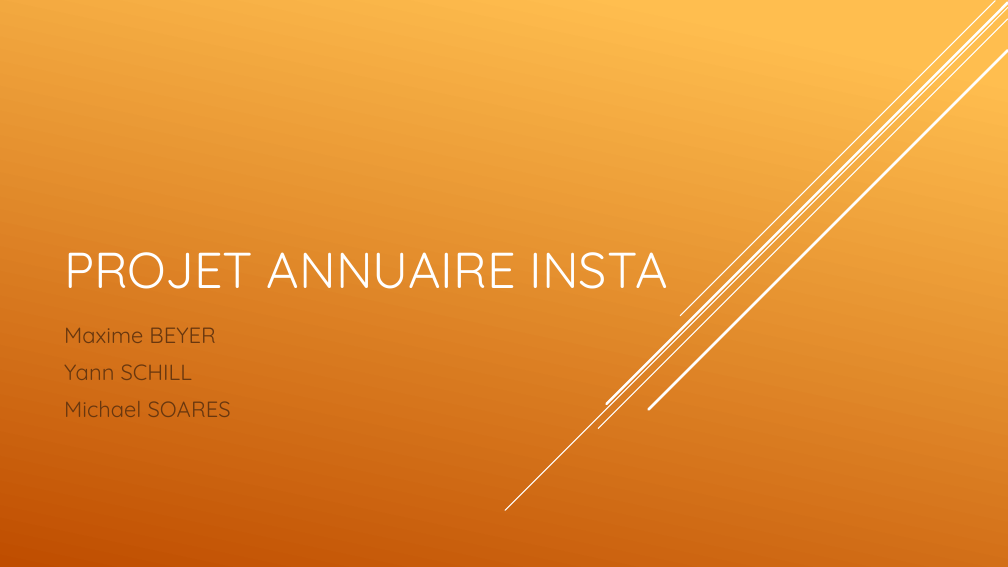
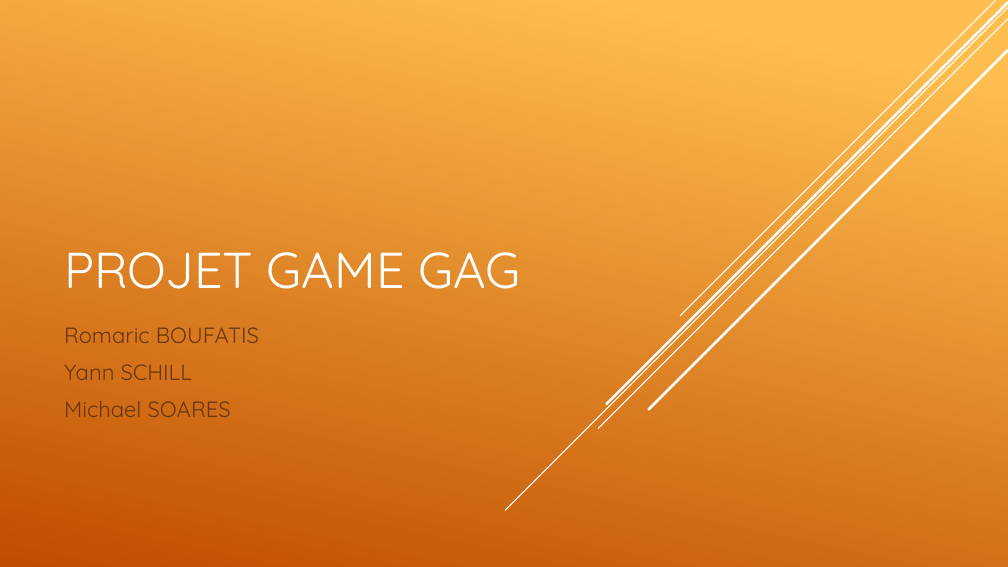
Before and after one commit to Azzur/Game-GaG, a slide deck: slide 1 of PPT.pptx. Drawn at 1008x567 pixels with LibreOffice and Linux fonts; fonts in the diff are those of the drawing; background and template pictures are left out. Boxes give left, top, right and bottom in pixels: in the first picture for what was removed or moved away, otherwise in the second. Text is boxed around its words. In the diff, an @@ line names an element or a change of style, - is before the commit and + after.

```diff
--- a/PPT.pptx
+++ b/PPT.pptx
@@ title at (64, 252, 521, 289): text changed @@
-PROJET ANNUAIRE INSTA
+PROJET GAME GAG
@@ subtitle at (64, 327, 259, 343): text changed @@
-Maxime BEYER
+Romaric BOUFATIS
```
Also in this commit, not shown: 12 other slides changed, 3 slides added.
